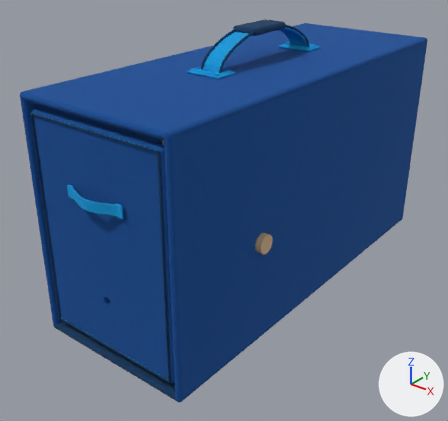
Renders of the Blender file belt-volume-2-model.blend from each side of a commit.
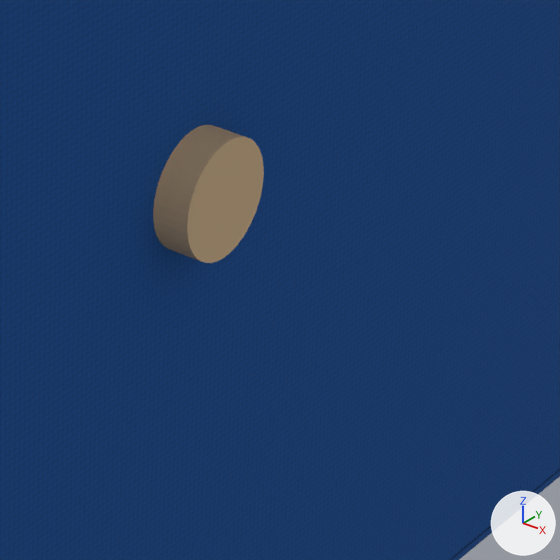
Each version appears first whole from a camera (50 mm lens) standing at (0.27, -0.379, 0.279) and looking at (-0.007, -0.033, 0.064), and next in a close-up on the part from 52% to 71% of the width and 51% to 72% of the height. Arrows for +X, +Y and +Z are at lower right; the lights stay in place. The older version's two pictures come first.

Before the edit, the objects in view are built like this:
```python
me_cube_210 = bpy.data.meshes.new('Cube.210')
me_cube_210.from_pydata(...)  # 96 vertices, 98 faces; spans x -0.003..0.003, y -0.165..0.165, z -0.089..0.089
me_cube_210.materials.append(mat_utsw_shell_cloth_blue)
me_cylinder_079 = bpy.data.meshes.new('Cylinder.079')
me_cylinder_079.from_pydata(...)  # a 40-sided cylinder along z spanning x -0.00686..0.00686, y -0.00686..0.00686, z -0.00305..0.00305
me_cylinder_079.materials.append(mat_sliding_beech_dowel)  # beige #ceb189
ob_cabinet_side_001 = bpy.data.objects.new('Cabinet_side.001', me_cube_210)
ob_cabinet_side_001.parent = ob_cabinet
ob_cabinet_side_001.location = (0.061, 0.0, 0.0889)
ob_push_pull_knob_001 = bpy.data.objects.new('Push_pull_knob.001', me_cylinder_079)
ob_push_pull_knob_001.parent = ob_sliding_dowel
ob_push_pull_knob_001.location = (0.0648, 0.0, 0.0798)
ob_push_pull_knob_001.rotation_euler = (0.0, 1.571, 0.0)  # degrees (0, 90, 0)
```
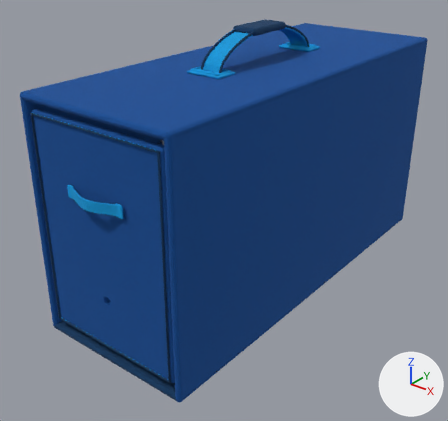
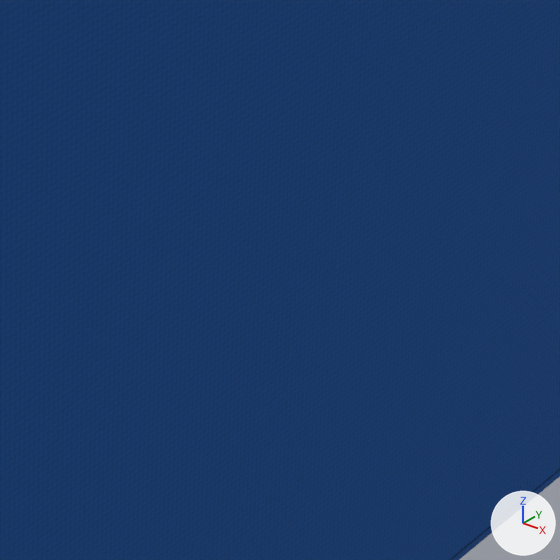
Where the change shows, as pixel boxes [x1, y1, x2, y2] in the close-ups (560 x 560 px):
'Push_pull_knob.001', moved, rescaled (not visible afterwards): before [153, 125, 264, 263]

What the commit changed:
me_cylinder_079 is used by ob_push_pull_knob_001; parent ob_sliding_dowel; location (0.0648, 0.0, 0.0798); rotation (0.0, 1.571, 0.0), in degrees (0, 90, 0).
me_cylinder_079 had 80 vertices, 42 faces and spanned x -0.00686..0.00686, y -0.00686..0.00686, z -0.00305..0.00305.
me_cylinder_079 now has 80 vertices, 42 faces and spans x -0.00381..0.00381, y -0.00381..0.00381, z -0.00127..0.00127.
me_cylinder_079 part 1: the whole mesh is scaled about its middle by (0.556, 0.556, 0.417).
Object 'Push_pull_knob.001' (ob_push_pull_knob_001) moves from (0.0648, 0.0, 0.0798) to (0.0518, 0.0, 0.0798).
